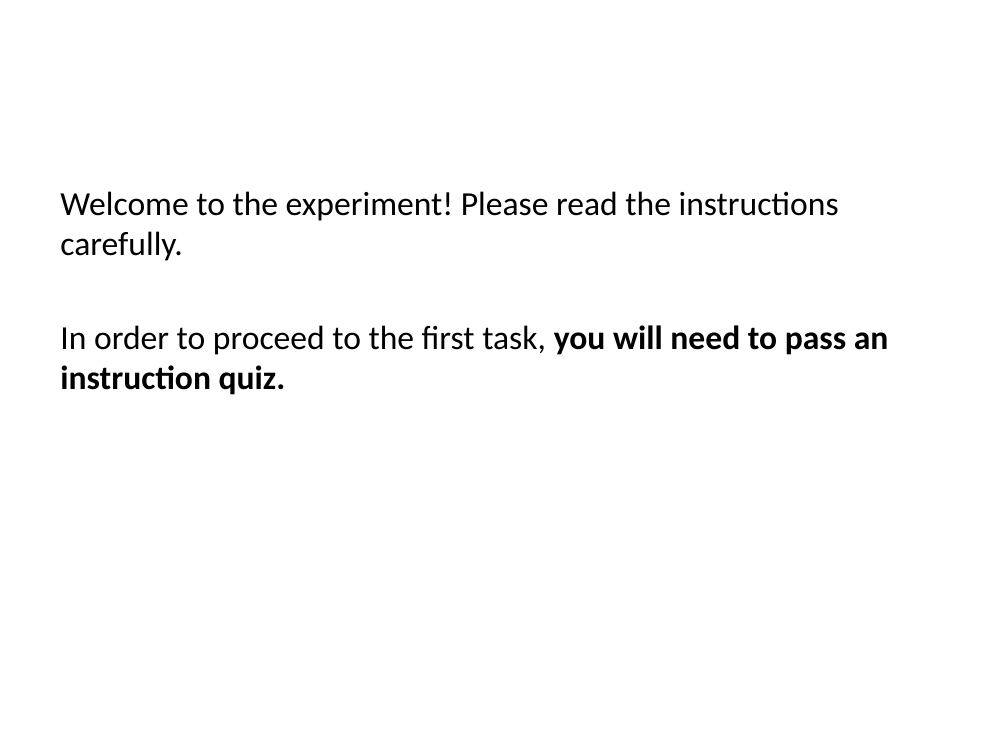
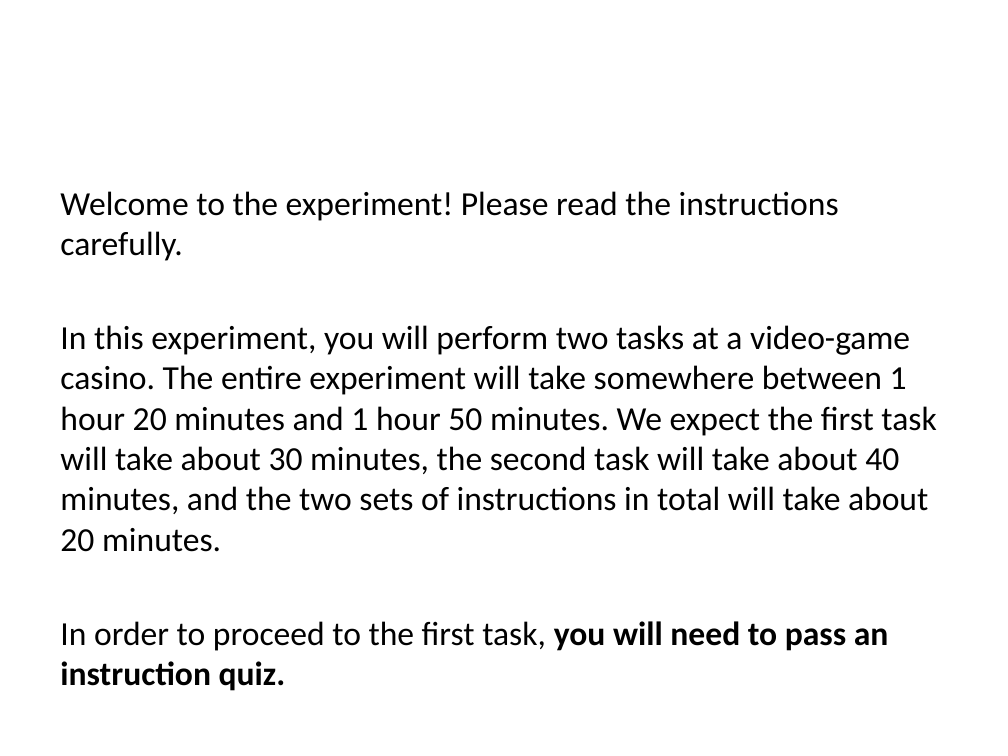
Before and after one commit to evanrussek/Gamble_Task_browser, a slide deck: slide 1 of public/Stimuli/uws_instr_slides.pptx. Drawn at 1008x756 pixels with LibreOffice and Linux fonts; fonts in the diff are those of the drawing. Boxes give left, top, right and bottom in pixels: in the first picture for what was removed or moved away, otherwise in the second. Text is boxed around its words. In the diff, an @@ line names an element or a change of style, - is before the commit and + after.

```diff
--- a/public/Stimuli/uws_instr_slides.pptx
+++ b/public/Stimuli/uws_instr_slides.pptx
@@ text at (60, 325, 936, 552): paragraph added @@
+In this experiment, you will perform two tasks at a video-game casino. The entire experiment will take somewhere between 1 hour 20 minutes and 1 hour 50 minutes. We expect the first task will take about 30 minutes, the second task will take about 40 minutes, and the two sets of instructions in total will take about 20 minutes.
```
Also in this commit, not shown: 1 other slide changed, 13 other files.
